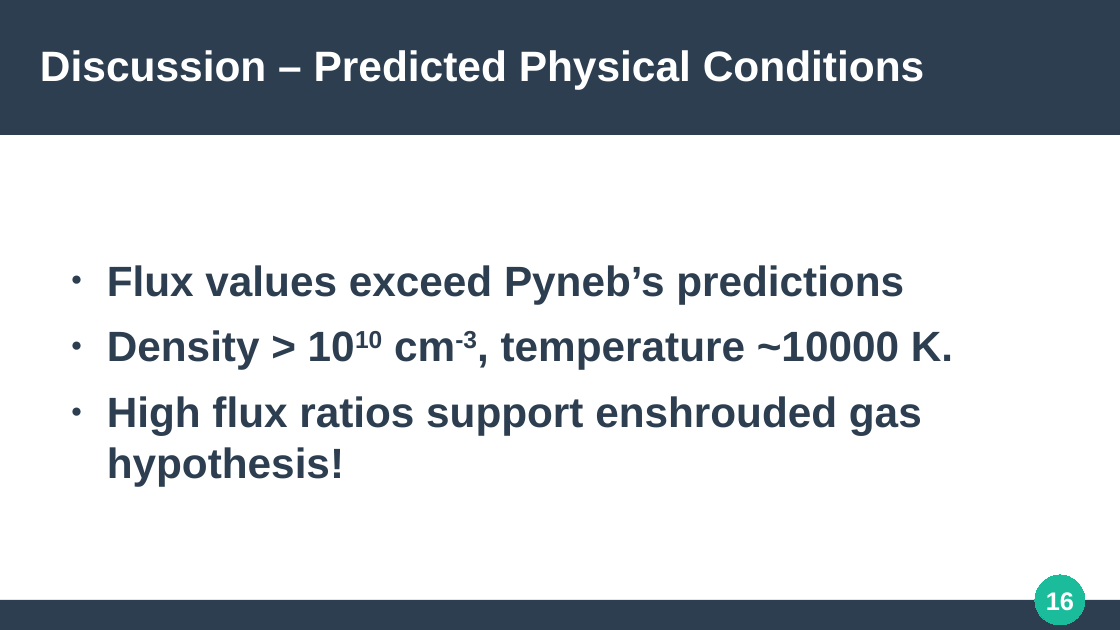
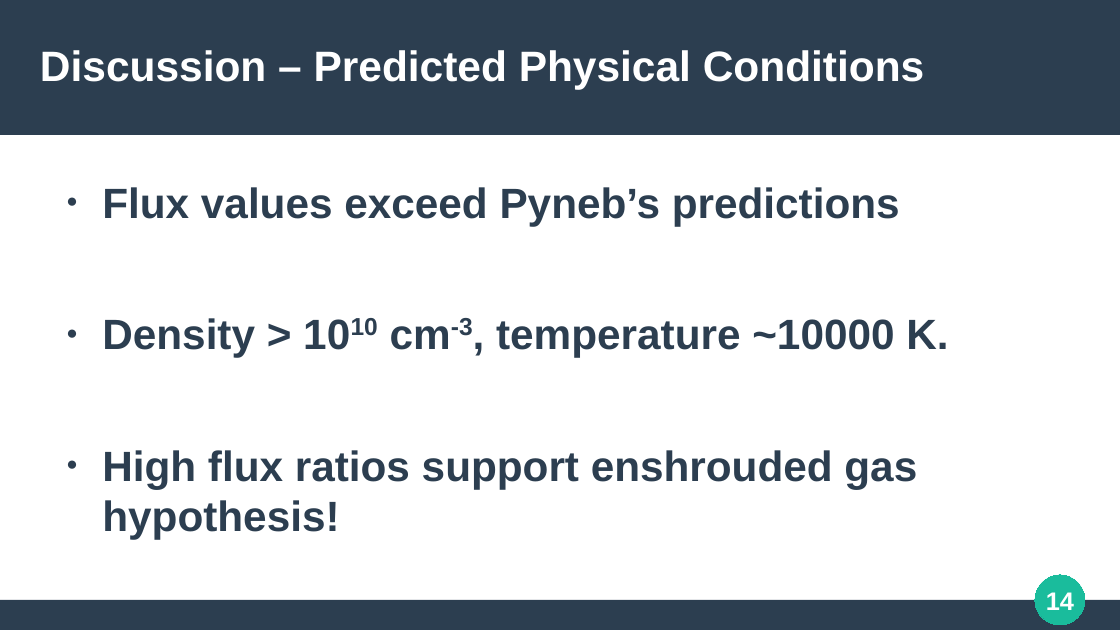
Before and after one commit to SmoolPerson/LRD-helium-analysis, a slide deck: slide 14 of media/presentation/Helium.odp (slide 16 before the commit). Drawn at 1120x630 pixels with LibreOffice and Linux fonts; fonts in the diff are those of the drawing. Boxes give left, top, right and bottom in pixels: in the first picture for what was removed or moved away, otherwise in the second. Text is boxed around its words. In the diff, an @@ line names an element or a change of style, - is before the commit and + after.

```diff
--- a/media/presentation/Helium.odp
+++ b/media/presentation/Helium.odp
@@ text "Flux values exceed Pyneb’s predictions" rewrapped from [107, 265, 953, 486] to [102, 187, 948, 540] @@
@@ page number at [1046, 592, 1074, 610]: text changed @@
-16
+14
```
Also in this commit, not shown: 12 other slides changed, 2 slides added, 4 slides removed, 1 other file.
